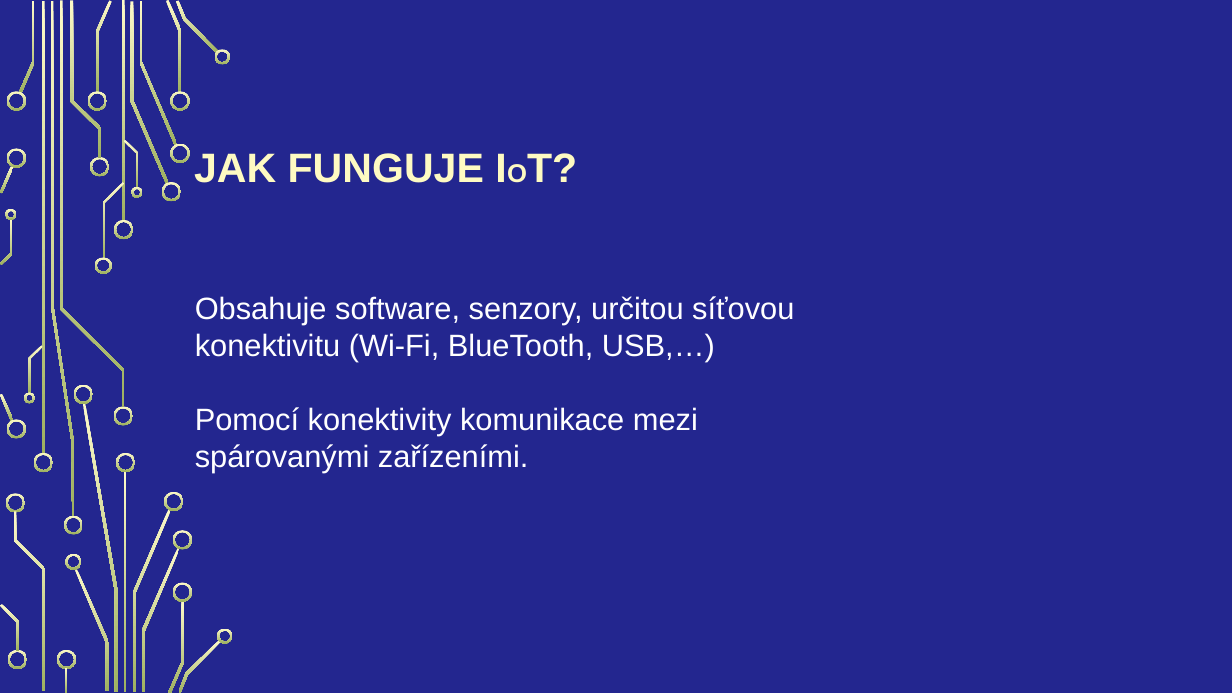
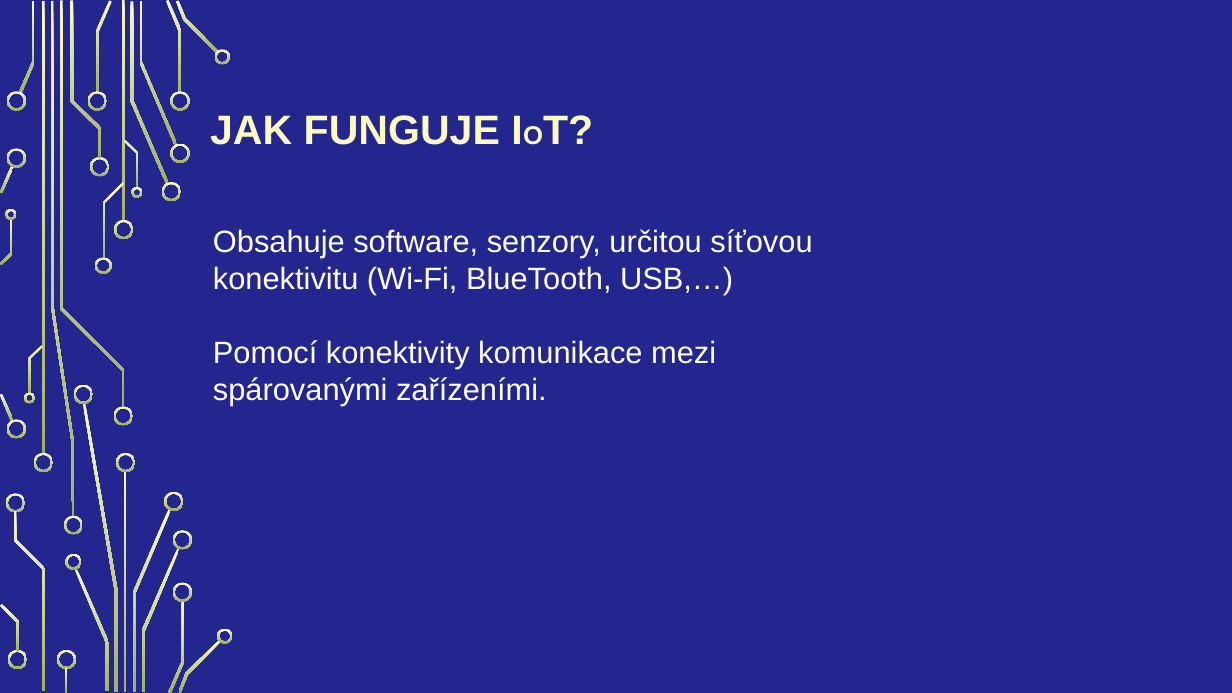
Before and after one commit to Vojta2809/Internet-v-c-a-chytr-m-sta, a slide deck: slide 4 of langsadl.pptx. Drawn at 1232x693 pixels with LibreOffice and Linux fonts; fonts in the diff are those of the drawing; background and template pictures are left out. Boxes give left, top, right and bottom in pixels: in the first picture for what was removed or moved away, otherwise in the second. Text is boxed around its words. In the diff, an @@ line names an element or a change of style, - is before the commit and + after.

```diff
--- a/langsadl.pptx
+++ b/langsadl.pptx
@@ title "JAK FUNGUJE IOT?": place and size @@
-title "JAK FUNGUJE IOT?" at (194, 153, 484, 183)
+title "JAK FUNGUJE IOT?" at (210, 115, 500, 145)
@@ text "Obsahuje software, senzory, určitou síťovou ...": place and size @@
-text "Obsahuje software, senzory, určitou síťovou ..." at (195, 296, 794, 472)
+text "Obsahuje software, senzory, určitou síťovou ..." at (213, 229, 812, 405)
```
Also in this commit, not shown: 9 other slides changed, 3 slides added, 2 slides removed.
